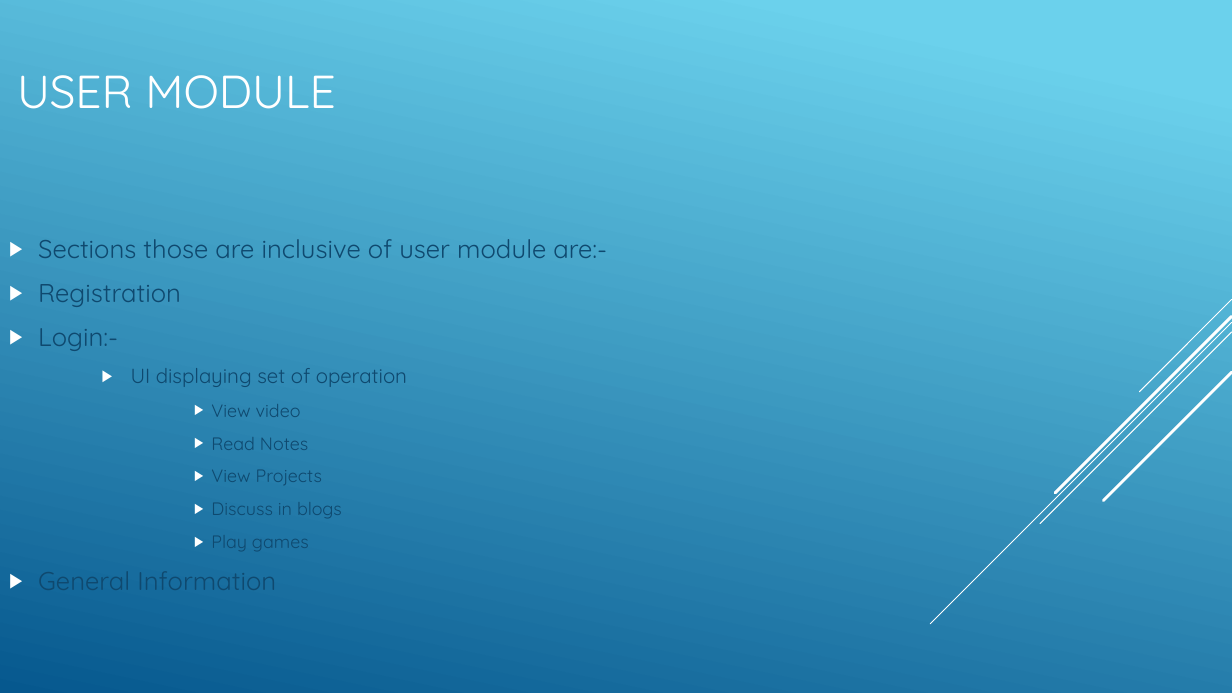
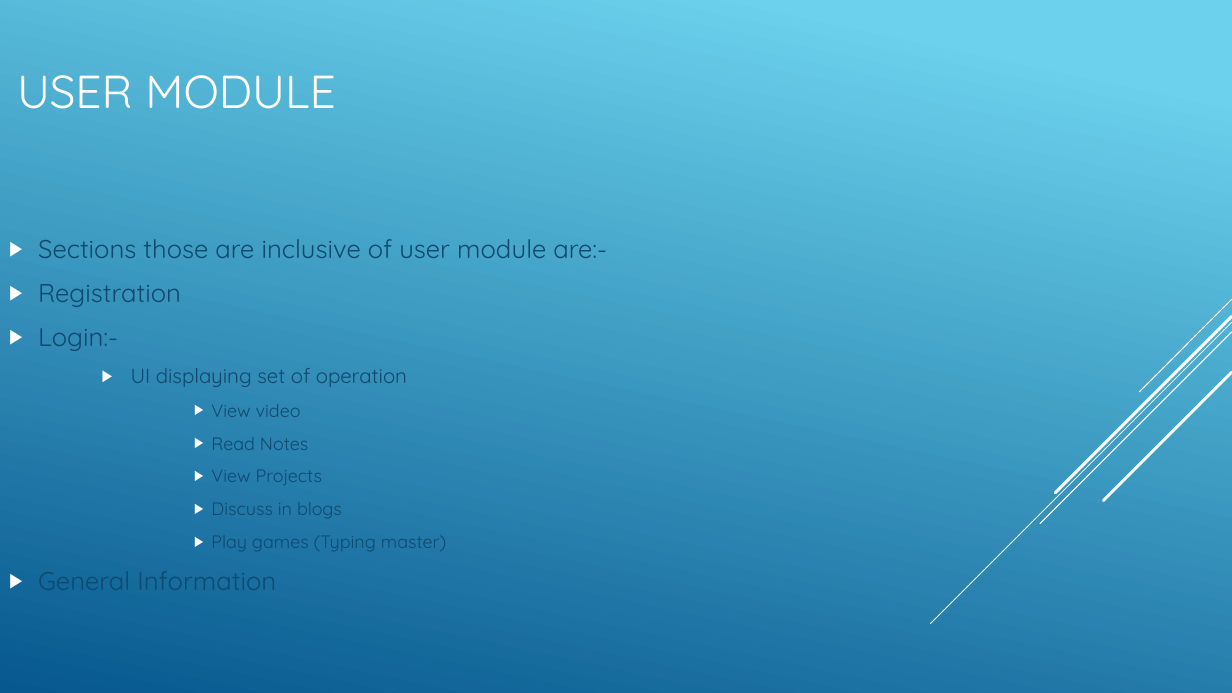
Before and after one commit to DSujitKumar/PaathShala, a slide deck: slide 11 of Paathsala.pptx. Drawn at 1232x693 pixels with LibreOffice and Linux fonts; fonts in the diff are those of the drawing. Boxes give left, top, right and bottom in pixels: in the first picture for what was removed or moved away, otherwise in the second. Text is boxed around its words. In the diff, an @@ line names an element or a change of style, - is before the commit and + after.

```diff
--- a/Paathsala.pptx
+++ b/Paathsala.pptx
@@ text at [211, 536, 446, 551]: text changed @@
-        ▶ Play games
+        ▶ Play games (Typing master)
```
Also in this commit, not shown: 1 other slide changed.
